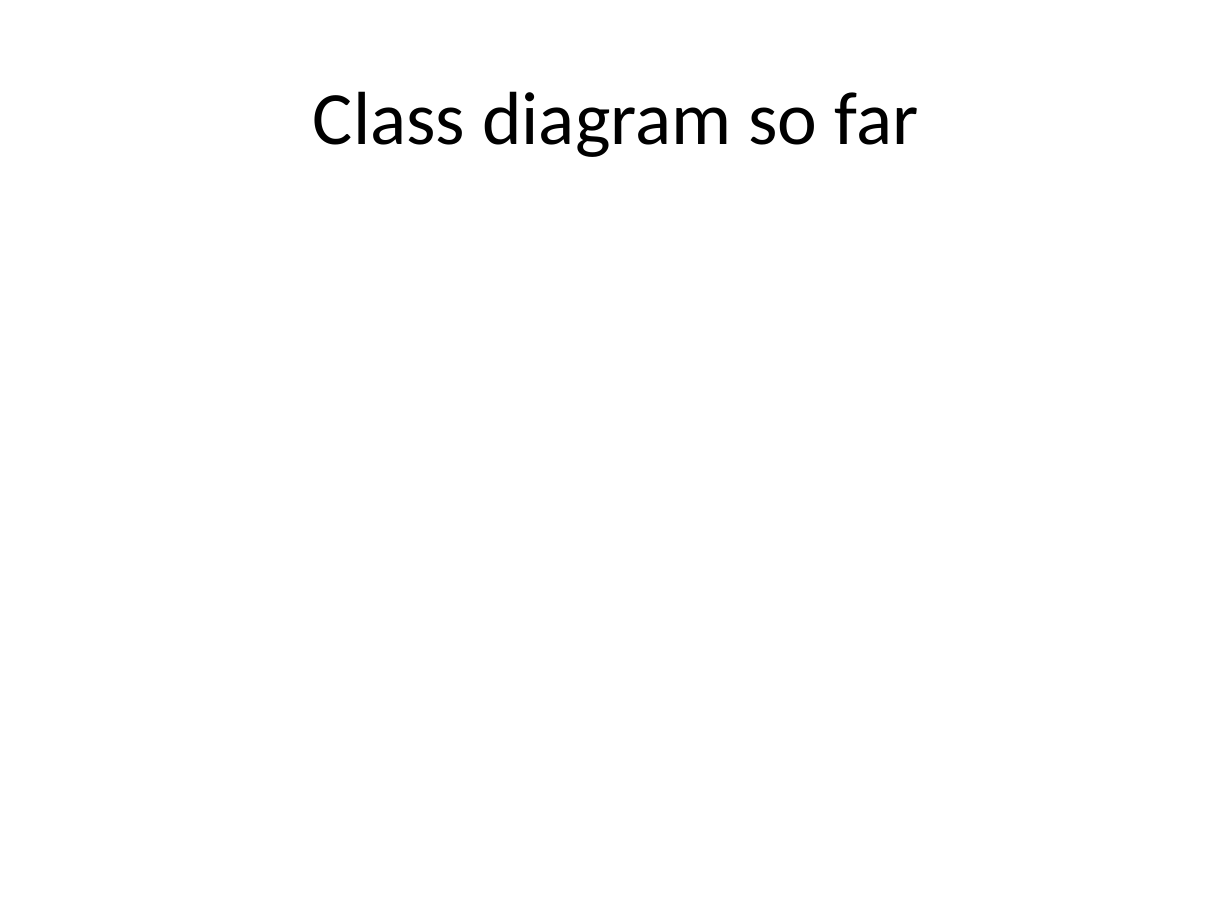
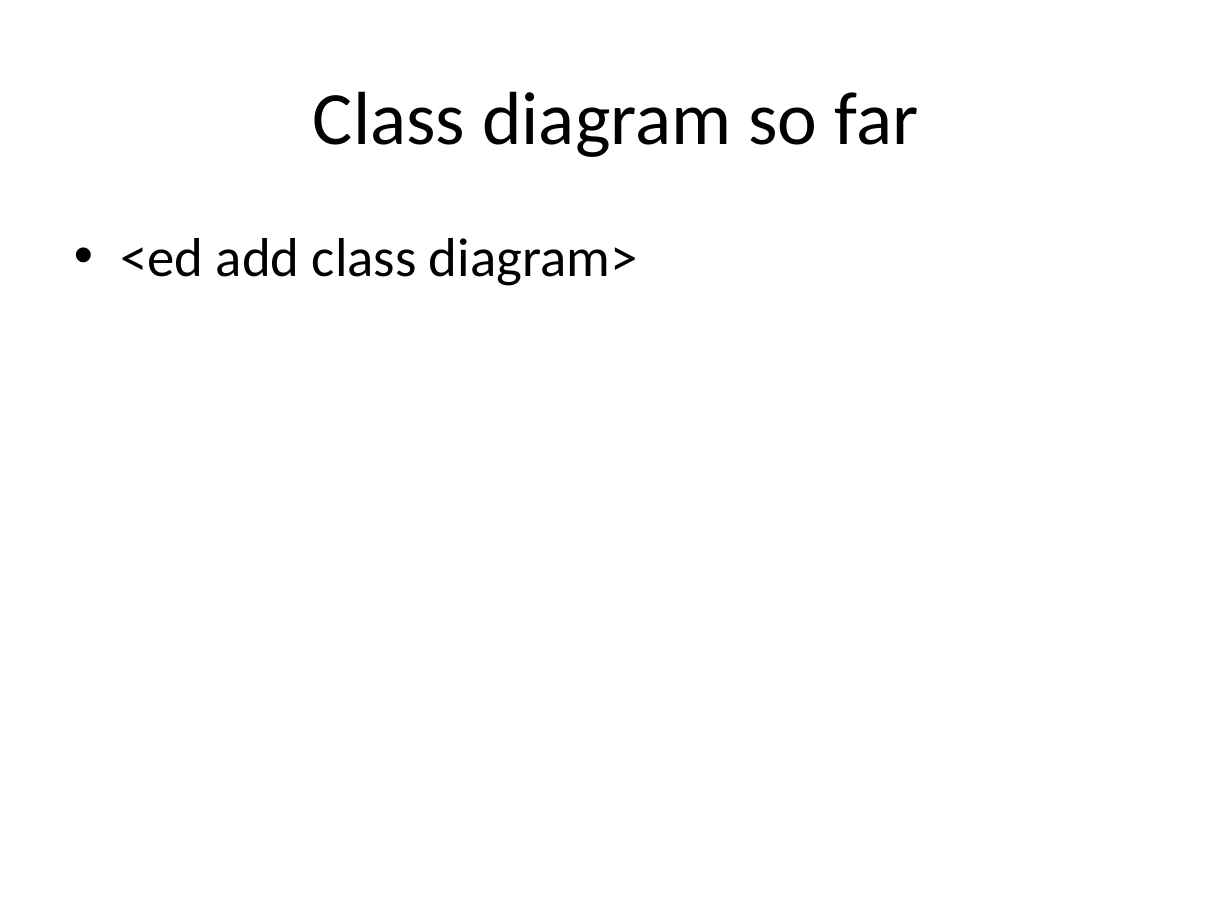
Before and after one commit to edderick/RunwayRedeclaration, a slide deck: slide 5 of doc/D2/Slides.pptx. Drawn at 1232x924 pixels with LibreOffice and Linux fonts; fonts in the diff are those of the drawing. Boxes give left, top, right and bottom in pixels: in the first picture for what was removed or moved away, otherwise in the second. Text is boxed around its words. In the diff, an @@ line names an element or a change of style, - is before the commit and + after.

```diff
--- a/doc/D2/Slides.pptx
+++ b/doc/D2/Slides.pptx
@@ text added at (120, 238, 638, 286), 32 pt, text #000000 @@
+• <ed add class diagram>
```
Also in this commit, not shown: 3 other slides changed.
